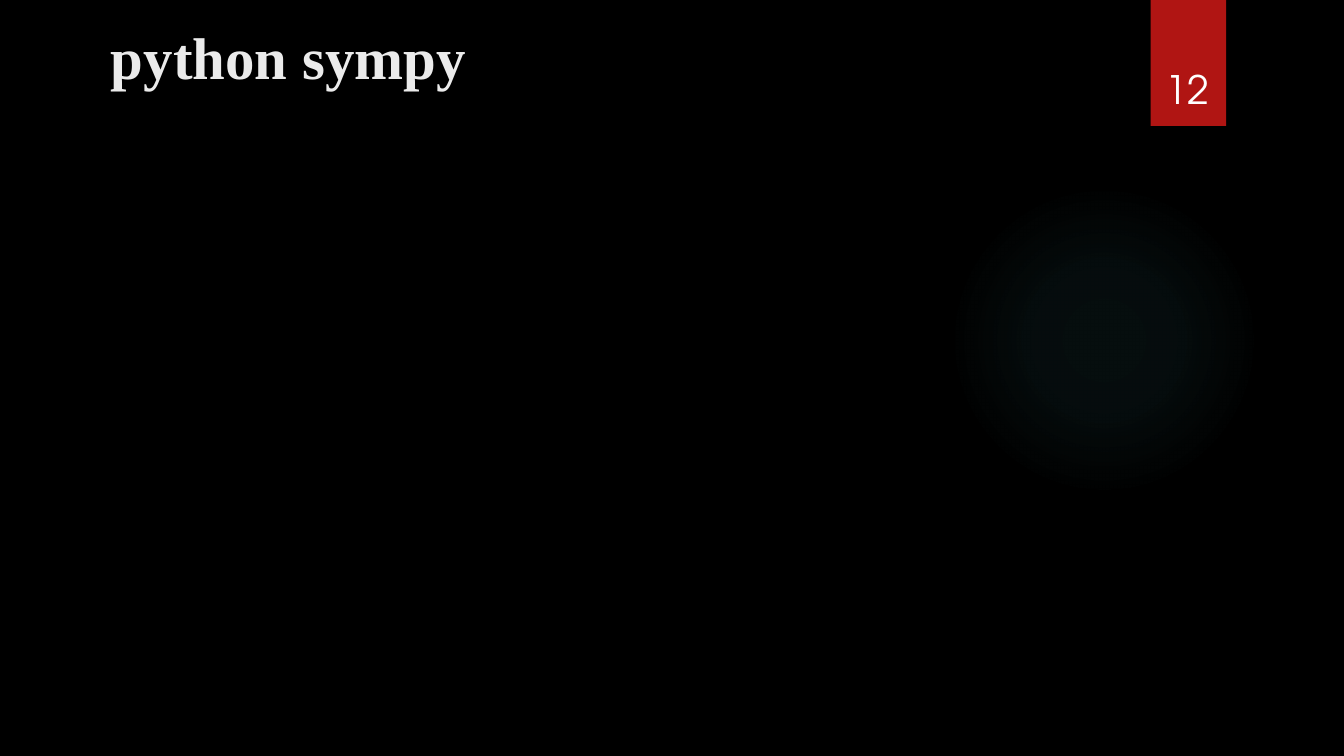
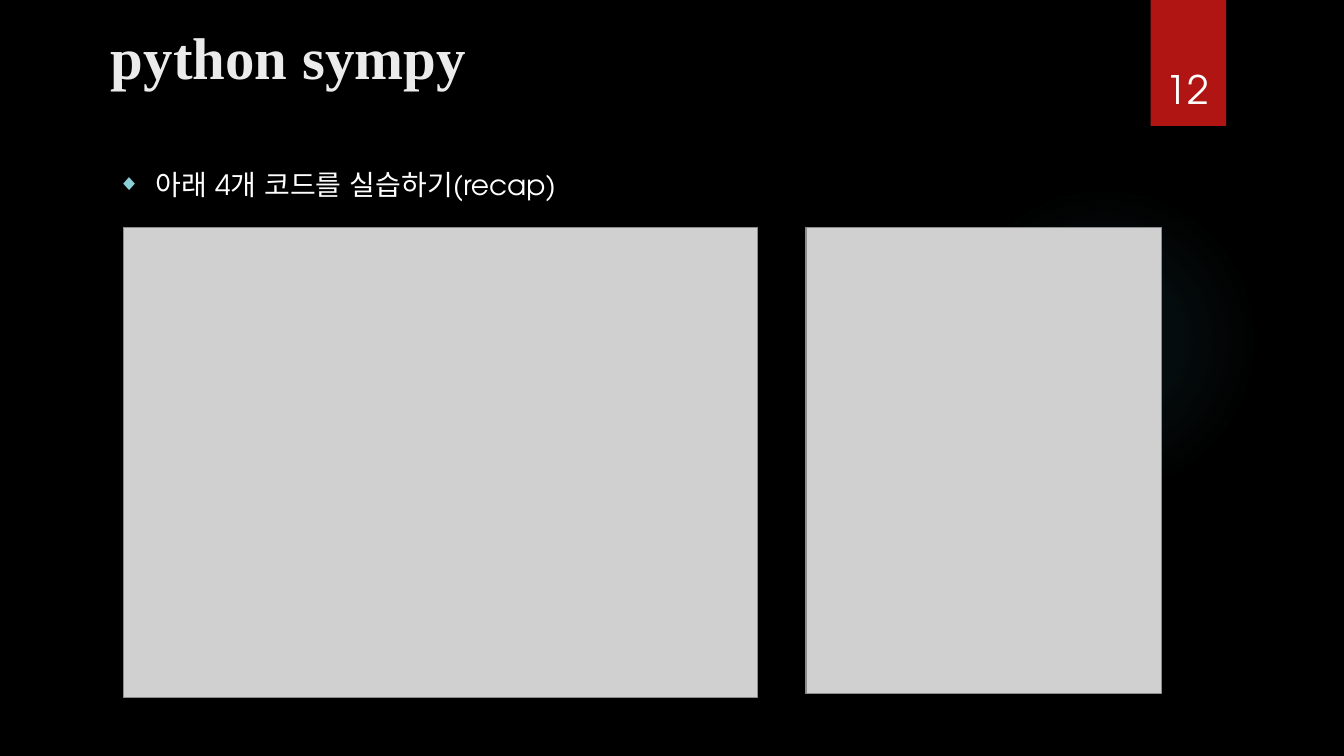
Before and after one commit to ancestor9/mathematics-for-machine-learning, a slide deck: slide 12 of Calculus/Modeling_Simulation.pptx. Drawn at 1344x756 pixels with LibreOffice and Linux fonts; fonts in the diff are those of the drawing; grey boxes stand for pictures; background and template pictures are left out. Boxes give left, top, right and bottom in pixels: in the first picture for what was removed or moved away, otherwise in the second. Text is boxed around its words. In the diff, an @@ line names an element or a change of style, - is before the commit and + after.

```diff
--- a/Calculus/Modeling_Simulation.pptx
+++ b/Calculus/Modeling_Simulation.pptx
@@ text added at box(156, 171, 556, 201), 20 pt, text #FFFFFF @@
+◆ 아래 4개 코드를 실습하기(recap)
@@ picture added at box(124, 228, 757, 698) @@
@@ picture added at box(807, 228, 1162, 695) @@
```
